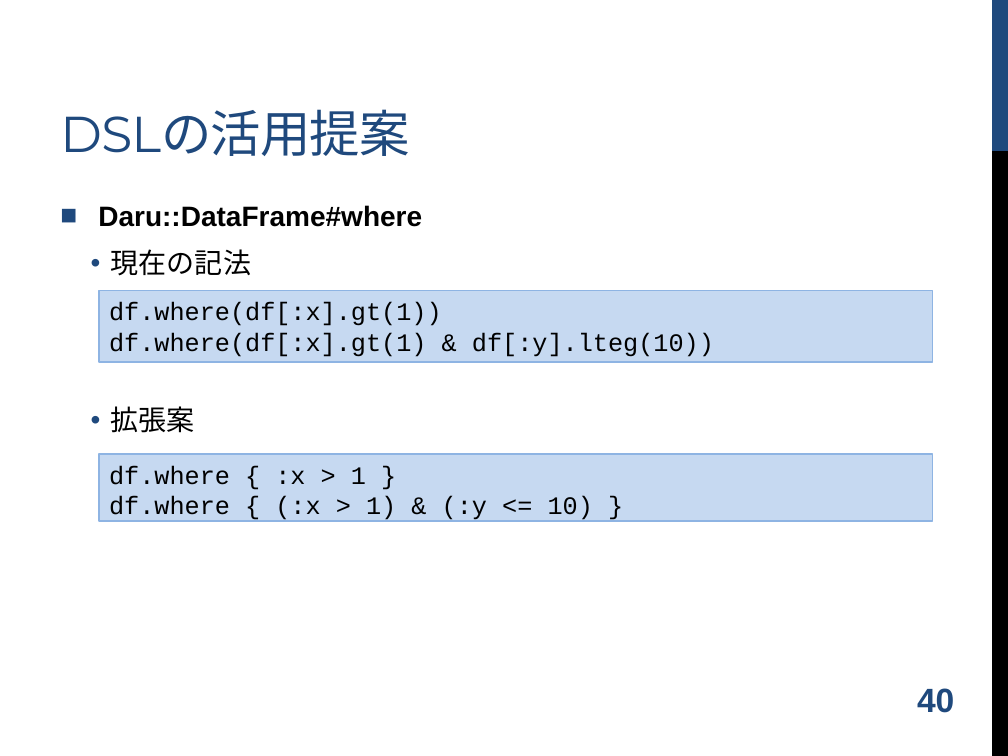
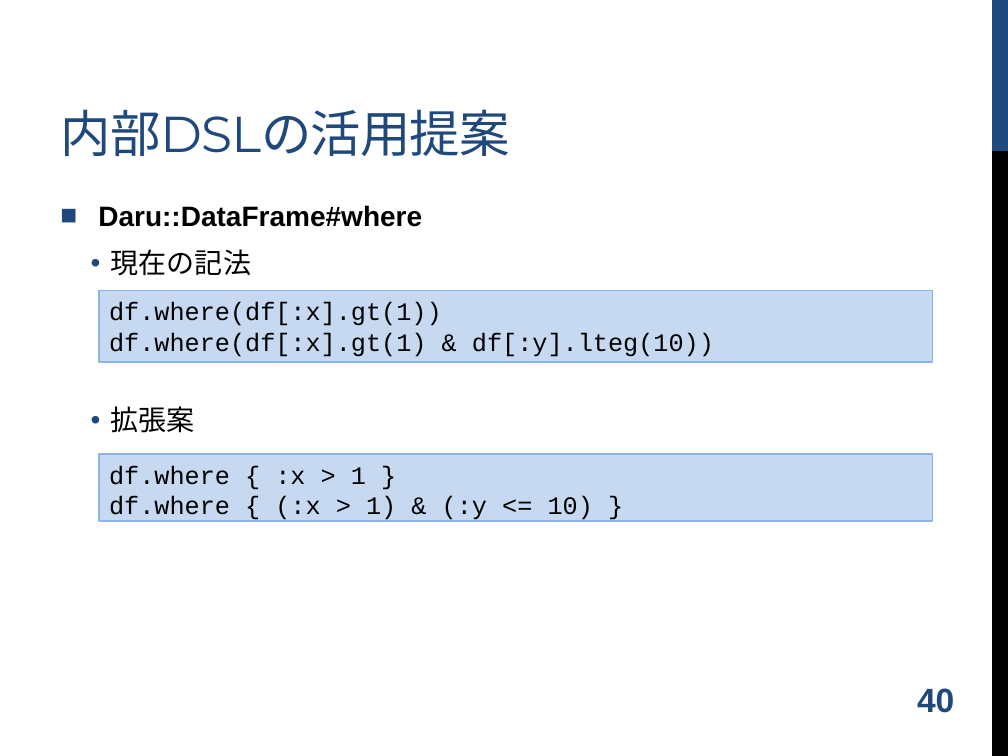
Before and after one commit to shugo/DCW2016, a slide deck: slide 41 of ruby_data_analysis.pptx. Drawn at 1008x756 pixels with LibreOffice and Linux fonts; fonts in the diff are those of the drawing; background and template pictures are left out. Boxes give left, top, right and bottom in pixels: in the first picture for what was removed or moved away, otherwise in the second. Text is boxed around its words. In the diff, an @@ line names an element or a change of style, - is before the commit and + after.

```diff
--- a/ruby_data_analysis.pptx
+++ b/ruby_data_analysis.pptx
@@ title at [60, 109, 509, 156]: text changed @@
-DSLの活用提案
+内部DSLの活用提案
```
Also in this commit, not shown: 5 other slides changed, 1 slide added, 1 other file.
